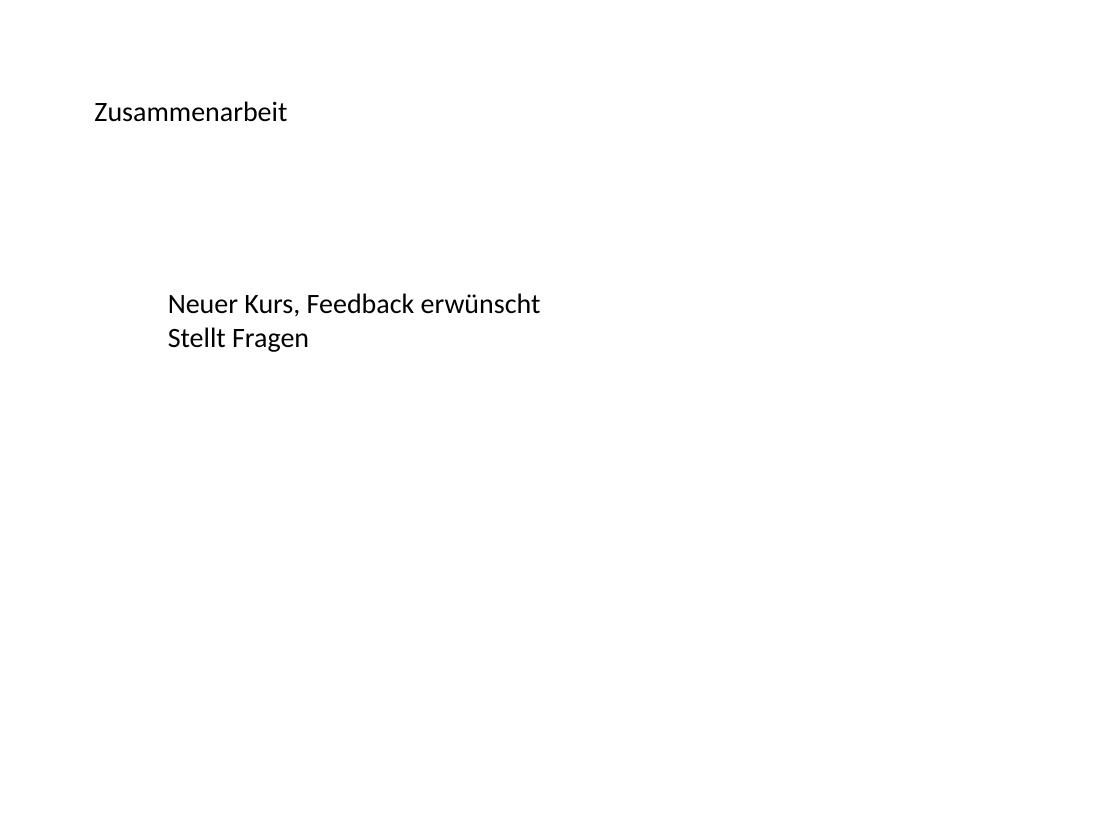
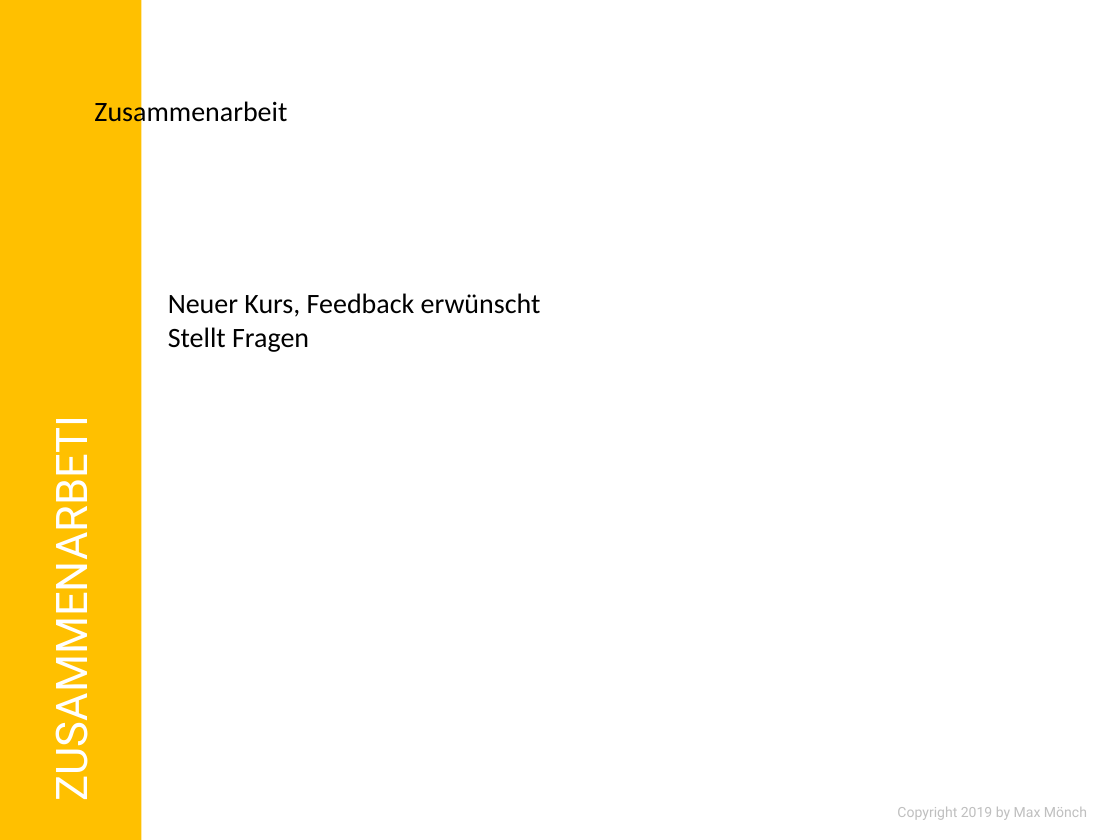
Before and after one commit to MonksterFX/pandas-basic, a slide deck: slide 7 of praesentation/pandas-basic.pptx. Drawn at 1120x840 pixels with LibreOffice and Linux fonts; fonts in the diff are those of the drawing; background and template pictures are left out. Boxes give left, top, right and bottom in pixels: in the first picture for what was removed or moved away, otherwise in the second. Text is boxed around its words. In the diff, an @@ line names an element or a change of style, - is before the commit and + after.

```diff
--- a/praesentation/pandas-basic.pptx
+++ b/praesentation/pandas-basic.pptx
@@ rectangle added at [0,0,141,840], fill #FFC000 @@
@@ text added at [42,454,99,790], 28 pt, text #FFFFFF @@
+ZUSAMMENARBETI
@@ text added at [897,807,1087,820], 9 pt, text #BFBFBF @@
+Copyright 2019 by Max Mönch
```
Also in this commit, not shown: 5 other slides changed, 4 slides added, 3 slides removed, 8 other files.
